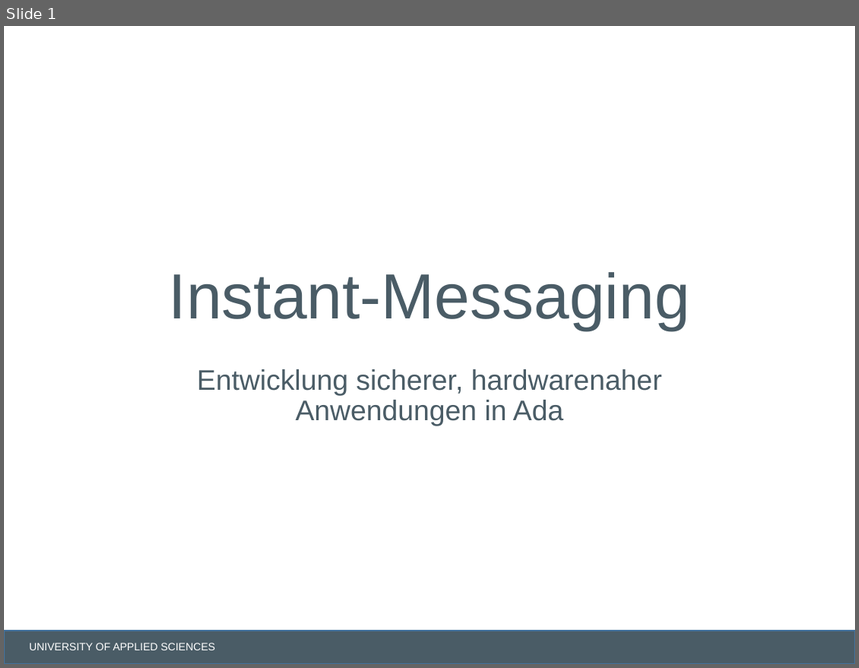
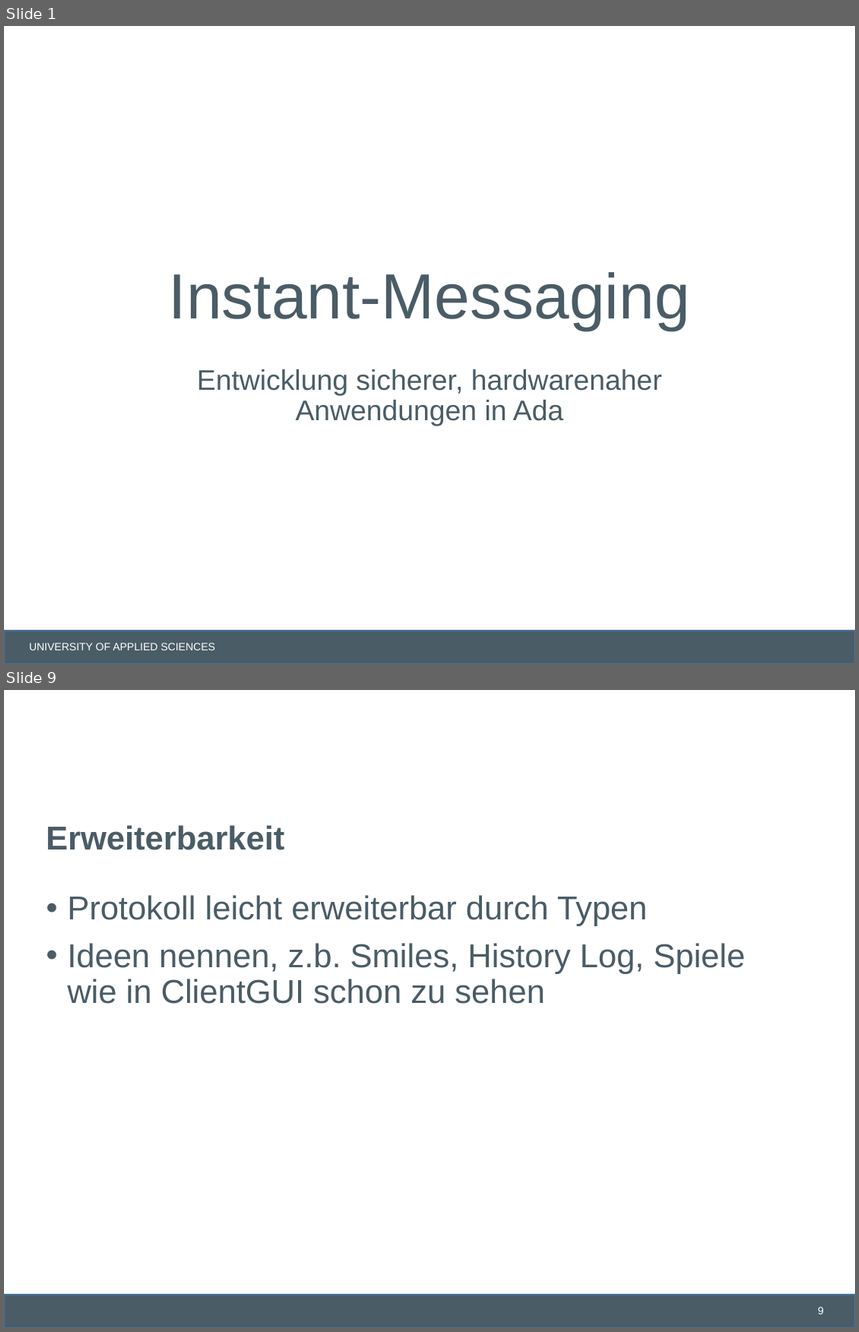
Before and after one commit to lschmischke/ADAChat, a slide deck: documentation/Ada Chat.pptx. Shown one above the other, each under a label of ours: slide 1 before the commit, slides 1 and 9 after it; the slides between them are not shown. The pictures are 859x668 and 859x1332 pixels, drawn with LibreOffice and Linux fonts; fonts in the diff are those of the drawing; background and template pictures are left out. Boxes give left, top, right and bottom in pixels: in the first picture for what was removed or moved away, otherwise in the second. Text is boxed around its words. In the diff, an @@ line names an element or a change of style, - is before the commit and + after.

```diff
--- a/documentation/Ada Chat.pptx
+++ b/documentation/Ada Chat.pptx
@@ slide 9 added at (x1=4, y1=690, x2=855, y2=1328), background #FFFFFF; not listed: 1 template element that a slide beside it also shows @@
@@ title added at (x1=46, y1=825, x2=284, y2=850), 28 pt, text #4A5C66, bold @@
+Erweiterbarkeit
@@ text added at (x1=67, y1=895, x2=746, y2=1004), 28 pt, text #4A5C66 @@
+• Protokoll leicht erweiterbar durch Typen
+• Ideen nennen, z.b. Smiles, History Log, Spiele wie in ClientGUI schon zu sehen
@@ page number added at (x1=818, y1=1307, x2=824, y2=1315), 9 pt, text #FFFFFF @@
+9
```
Also in this commit, not shown: 1 slide changed, 8 other slides added, 2 other files.
